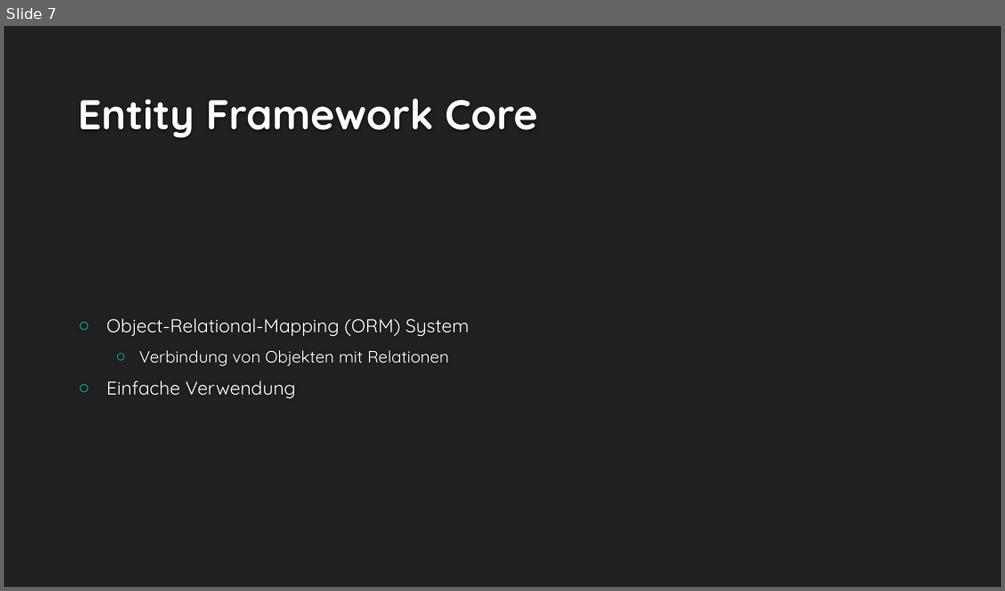
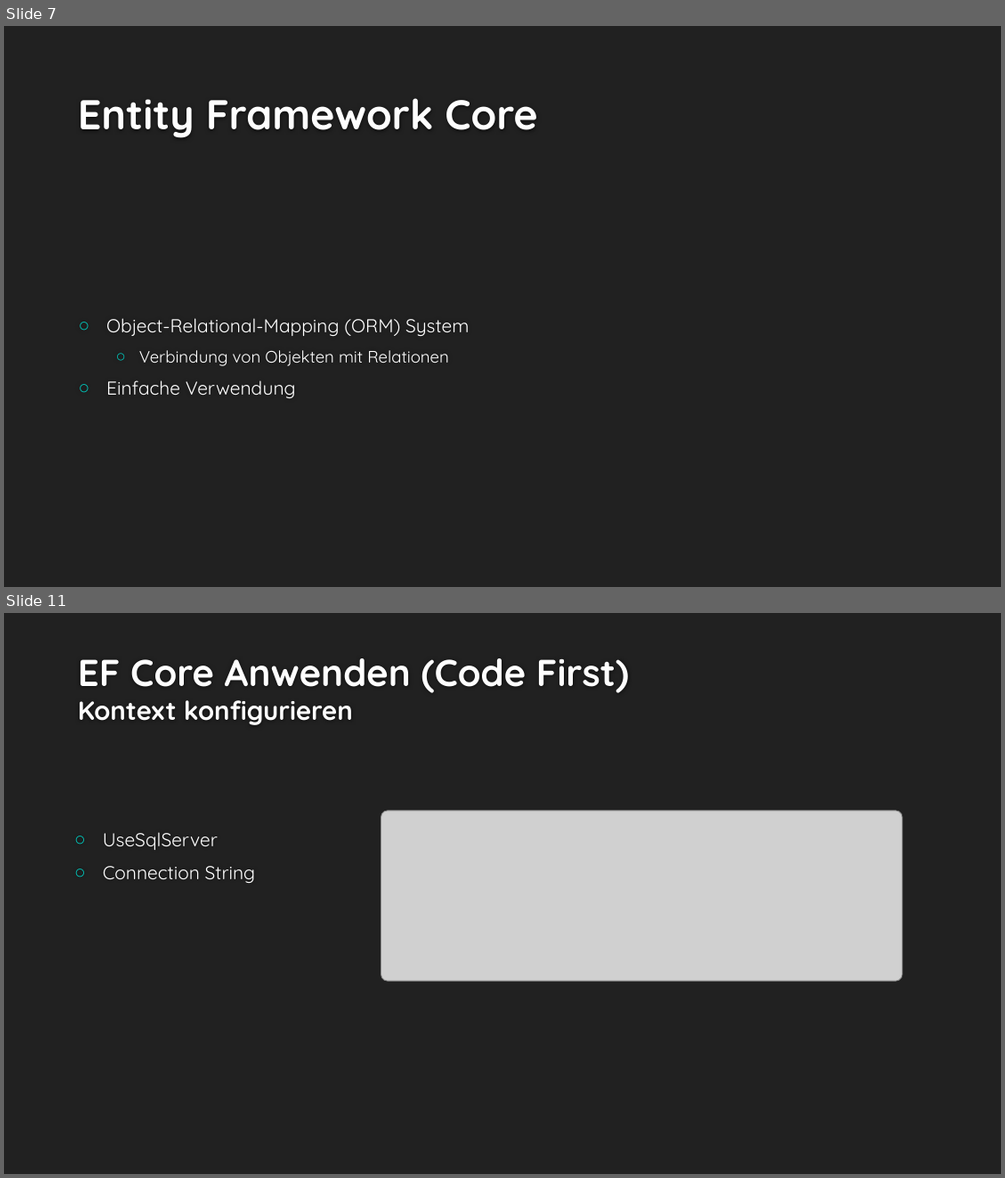
Before and after one commit to MarioCake/AS_Abgaben, a slide deck: Projekt/Präsentation/Cookie Clicker.pptx. Shown one above the other, each under a label of ours: slide 7 before the commit, slides 7 and 11 after it; the slides between them are not shown. The pictures are 1005x591 and 1005x1178 pixels, drawn with LibreOffice and Linux fonts; fonts in the diff are those of the drawing; grey boxes stand for pictures; background and template pictures are left out. Boxes give left, top, right and bottom in pixels: in the first picture for what was removed or moved away, otherwise in the second. Text is boxed around its words. In the diff, an @@ line names an element or a change of style, - is before the commit and + after.

```diff
--- a/Projekt/Präsentation/Cookie Clicker.pptx
+++ b/Projekt/Präsentation/Cookie Clicker.pptx
@@ slide 11 added at <box>4,613,1001,1174</box>, background #212121 @@
@@ title added at <box>78,658,629,725</box>, 36 pt, text #FEFEFE, bold @@
+EF Core Anwenden (Code First)
+Kontext konfigurieren
@@ picture added at <box>380,811,902,981</box> @@
@@ text added at <box>103,832,256,883</box>, 18 pt, text #FFFFFF @@
+○ UseSqlServer
+○ Connection String
```
Also in this commit, not shown: 5 slides changed, 11 other slides added.
